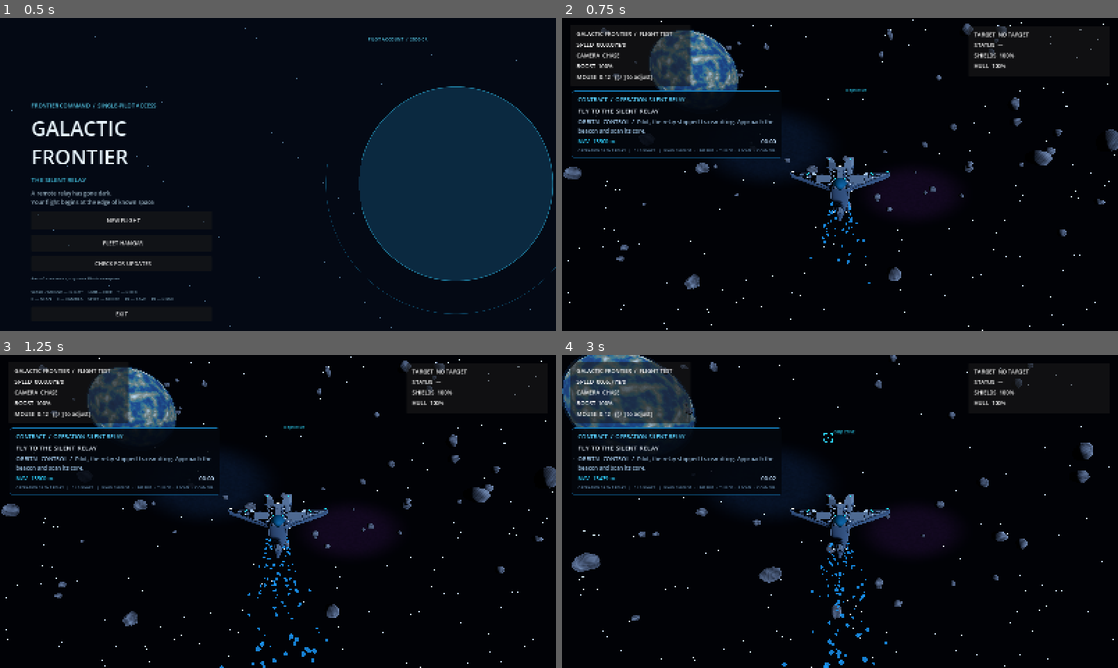
Above: before the commit, frames 1-4 (two rows, left to right).
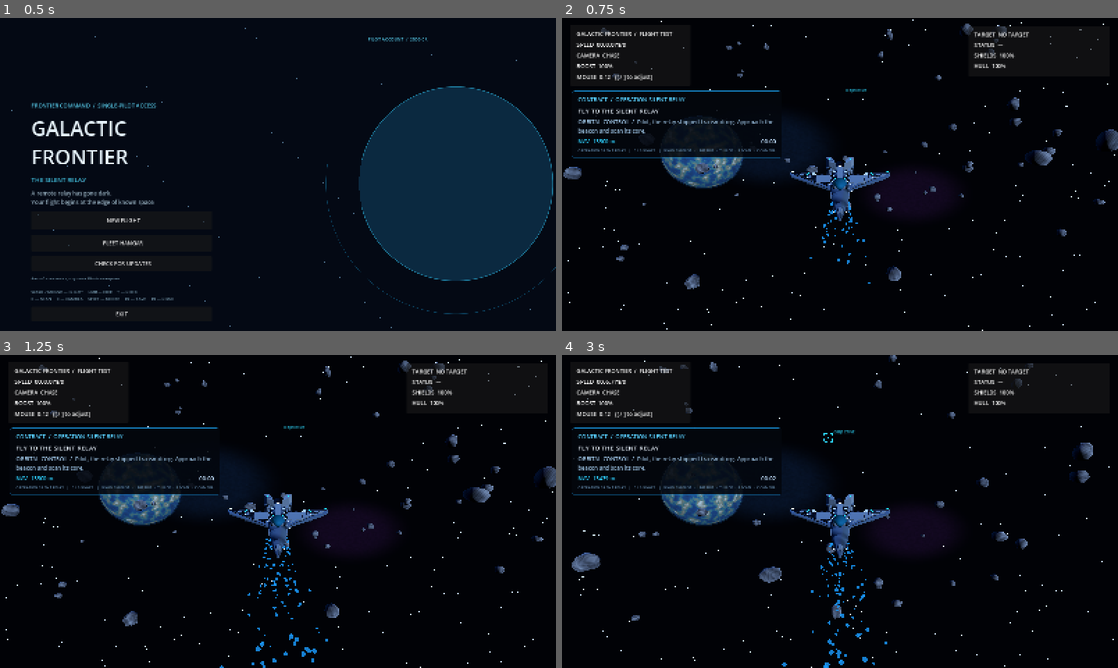
Above: after the commit, the same moments.

Repository: valdissor1990-ui/GALACTIC-FRONTIER
Game: Godot game, scene res://scenes/bootstrap/main.tscn
The game is run twice, just before and just after one commit, with the same random seed, the same clock (stepped at 60 frames per second) and the same inputs.
Inputs (mouse positions are in pixels of both pictures, inside the frame that each line leads up to):
- Up to frame 1 (0.5 s): no input
- Up to frame 2 (0.75 s): click "NEW FLIGHT" at 0.5 s
- Up to frame 3 (1.25 s): no input
- Up to frame 4 (3 s): tap Enter at 1.25 s; move the mouse to (867, 511) at 1.27 s; hold Shift (boost) 1.28-2.03 s; hold W (move_forward) from 1.28 s (still down); move the mouse to (812, 511) at 2.02 s; click (812, 511) at 2.1 s; move the mouse to (851, 505) at 2.77 s; hold F (scan) from 2.78 s (still down)

Frame 1 is identical in both runs. In frame 2, 4.4% of the frame differs, in the area x 1-99%, y 2-84%; in frame 3, 4.4%; in frame 4, 6.4%, in the area x 0-94%, y 0-84%.

Commit message:
Keep planetary backdrop visible through long mission routes and add controlled blue fill lighting

Diff:
--- a/scripts/environment/space_environment.gd
+++ b/scripts/environment/space_environment.gd
@@ -36,6 +36,15 @@
 	var violet := get_node_or_null("VioletNebula") as Node3D
 	if violet != null:
 		violet.global_transform = camera_transform * Transform3D(Basis.IDENTITY, Vector3(158.0, -42.0, -520.0))
+
+	# Aurelia is a distant sky landmark, not a nearby world object. Keep its
+	# visual shell and collision proxy together relative to the active camera
+	# so long-range mission shots retain a readable planetary horizon.
+	var planet_position := camera.global_position + camera.global_basis * Vector3(-160.0, 26.0, -285.0)
+	for landmark_name in ["Aurelia", "AureliaAtmosphere", "AureliaCollision"]:
+		var landmark := get_node_or_null(landmark_name) as Node3D
+		if landmark != null:
+			landmark.global_position = planet_position
 
 
 func _build_world_environment() -> void:
@@ -76,7 +85,18 @@
 	key_light.light_color = Color(0.72, 0.82, 1.0)
 	key_light.light_energy = 1.65
 	key_light.shadow_enabled = true
+	key_light.directional_shadow_max_distance = 260.0
 	add_child(key_light)
+
+	# Low-energy blue fill preserves hull readability on the shadow side while
+	# keeping the scene recognizably lit by a single stellar key source.
+	var fill_light := DirectionalLight3D.new()
+	fill_light.name = "NebulaFillLight"
+	fill_light.rotation_degrees = Vector3(-12.0, -148.0, 0.0)
+	fill_light.light_color = Color(0.20, 0.38, 0.72)
+	fill_light.light_energy = 0.34
+	fill_light.shadow_enabled = false
+	add_child(fill_light)
 
 
 func _build_starfield() -> void:
